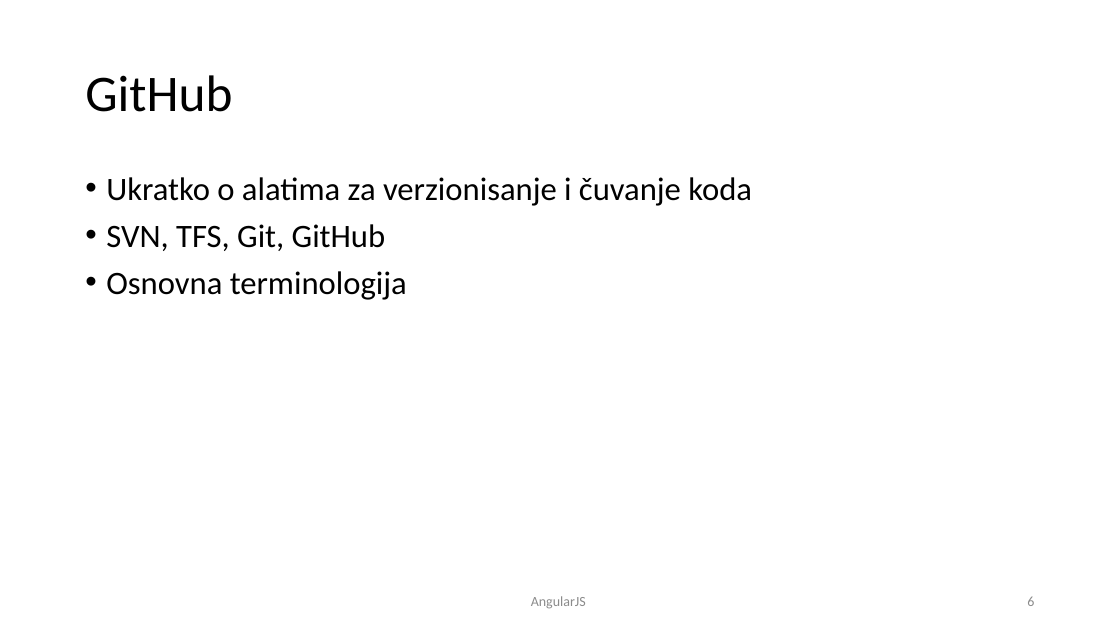
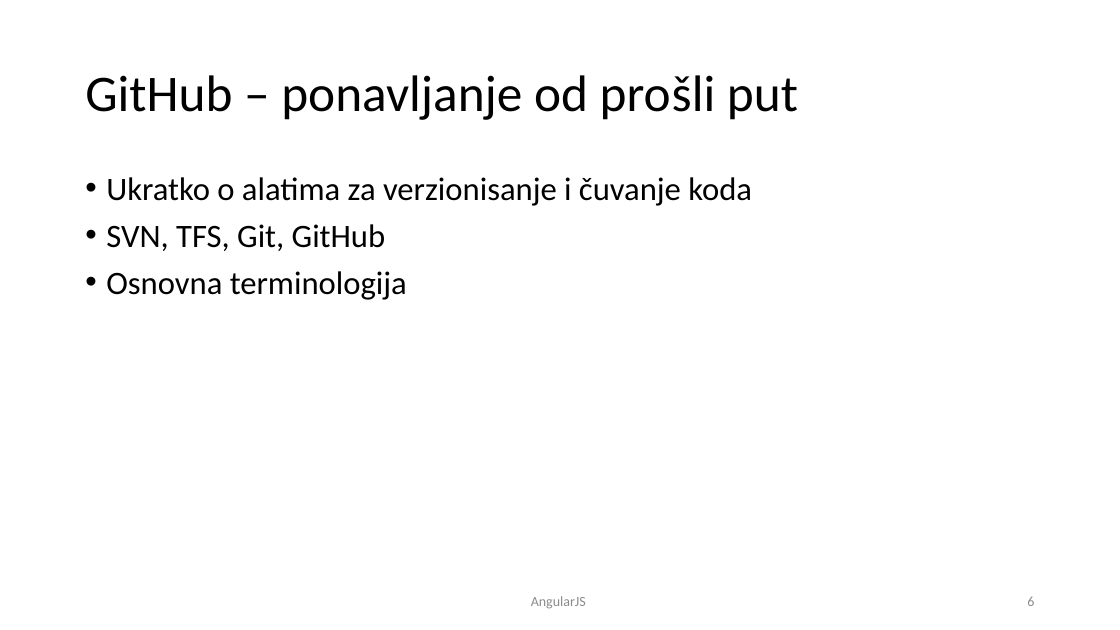
Before and after one commit to rostojic/AngularJS-Kurs, a slide deck: slide 6 of PPT/AngularJS-07-Sreda-Jun-17.pptx. Drawn at 1120x630 pixels with LibreOffice and Linux fonts; fonts in the diff are those of the drawing. Boxes give left, top, right and bottom in pixels: in the first picture for what was removed or moved away, otherwise in the second. Text is boxed around its words. In the diff, an @@ line names an element or a change of style, - is before the commit and + after.

Commit message:
Izmene

```diff
--- a/PPT/AngularJS-07-Sreda-Jun-17.pptx
+++ b/PPT/AngularJS-07-Sreda-Jun-17.pptx
@@ title at bbox=[85, 75, 798, 120]: text changed @@
-GitHub
+GitHub – ponavljanje od prošli put
```
